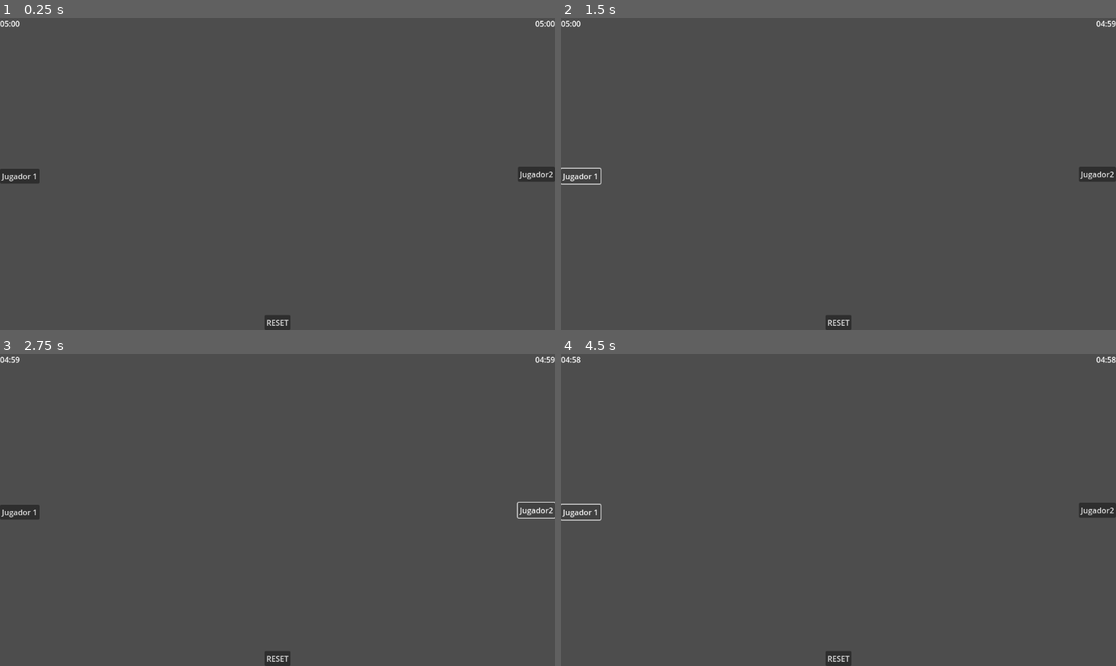
Above: before the commit, frames 1-4 (two rows, left to right).
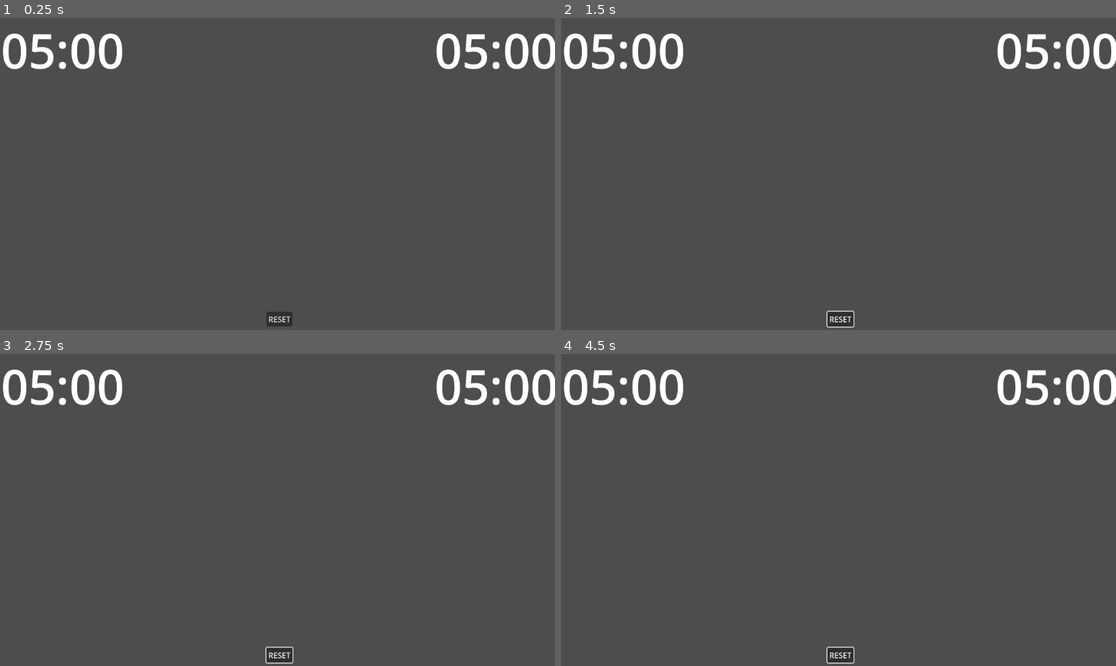
Above: after the commit, the same moments.

Repository: icarito/relojajedrez
Game: Godot game, scene res://reloj.tscn
Same seed, same stepped clock (60 frames per second), same inputs: the game is played once before the commit and once after it.
Inputs (mouse positions are in pixels of both pictures, inside the frame that each line leads up to):
- Up to frame 1 (0.25 s): no input
- Up to frame 2 (1.5 s): click "RESET" at 0.5 s; click (583, 177) at 1.25 s, where only the run before the commit has a clickable "Jugador 1"
- Up to frame 3 (2.75 s): click (538, 510) at 2 s, where only the run before the commit has a clickable "Jugador2"
- Up to frame 4 (4.5 s): click (583, 513) at 2.75 s, where only the run before the commit has a clickable "Jugador 1"; click (1099, 510) at 3.5 s, where only the run before the commit has a clickable "Jugador2"; click (583, 513) at 4.25 s, where only the run before the commit has a clickable "Jugador 1"

The runs differ from the first frame. In frame 1, 3.1% of the frame differs, in the area x 0-100%, y 0-100%; in frame 2, 2.9%; in frame 3, 2.9%; in frame 4, 2.9%.

Commit message:
mejoras

Diff:
--- a/main.gd
+++ b/main.gd
@@ -6,15 +6,17 @@
 var current_player = 0
 var timer_running = false
 
-func _on_player1_button_pressed():
-	if current_player != 2:
+func _on_space_pressed():
+
+	if current_player == 2:
+		current_player = 1
+	elif current_player == 1:
 		current_player = 2
-		timer_running = true
+	else:
+		current_player = 1
+	timer_running = true
 
-func _on_player2_button_pressed():
-	if current_player != 1:
-		current_player = 1
-		timer_running = true
+
 
 func _on_reset_button_pressed():
 	player1_time = 300
@@ -26,10 +28,14 @@
 
 # Called when the node enters the scene tree for the first time.
 func _ready() -> void:
-	get_node("Player1_button").connect("pressed", _on_player1_button_pressed)
-	get_node("Player2_button").connect("pressed", _on_player2_button_pressed)
+
 	get_node("Reset_Button").connect("pressed", _on_reset_button_pressed)
 	update_display()
+
+func _input(event):
+	if event.is_action_pressed("Cambio"):
+		print("hola")
+		_on_space_pressed()
 
 
 # Called every frame. 'delta' is the elapsed time since the previous frame.
@@ -52,5 +58,14 @@
 
 
 func update_display():
+	if current_player==1:
+		$Player1_time.add_theme_color_override("font_color", Color(1, 0, 0)) # Color rojo
+		$Player2_time.add_theme_color_override("font_color", Color(1, 1, 1))
+	elif current_player==2:
+		$Player2_time.add_theme_color_override("font_color", Color(1, 0, 0)) # Color rojo
+		$Player1_time.add_theme_color_override("font_color", Color(1, 1, 1))
+	else:
+		$Player1_time.add_theme_color_override("font_color", Color(1, 1, 1))
+		$Player2_time.add_theme_color_override("font_color", Color(1, 1, 1))
 	$Player1_time.text = format_time(player1_time)
 	$Player2_time.text = format_time(player2_time)
--- a/project.godot
+++ b/project.godot
@@ -15,6 +15,14 @@
 config/features=PackedStringArray("4.3", "GL Compatibility")
 config/icon="res://icon.svg"
 
+[input]
+
+Cambio={
+"deadzone": 0.5,
+"events": [Object(InputEventKey,"resource_local_to_scene":false,"resource_name":"","device":0,"window_id":0,"alt_pressed":false,"shift_pressed":false,"ctrl_pressed":false,"meta_pressed":false,"pressed":false,"keycode":0,"physical_keycode":32,"key_label":0,"unicode":0,"location":0,"echo":false,"script":null)
+]
+}
+
 [rendering]
 
 renderer/rendering_method="gl_compatibility"
--- a/reloj.tscn
+++ b/reloj.tscn
@@ -7,23 +7,29 @@
 anchors_preset = 15
 anchor_right = 1.0
 anchor_bottom = 1.0
+offset_left = 2.0
+offset_top = -2.0
+offset_right = 6.0
+offset_bottom = -7.0
 grow_horizontal = 2
 grow_vertical = 2
 script = ExtResource("1_1wutn")
 
 [node name="Player1_time" type="Label" parent="."]
 layout_mode = 1
-offset_right = 40.0
-offset_bottom = 23.0
+offset_right = 45.0
+offset_bottom = 29.0
+theme_override_font_sizes/font_size = 100
 
 [node name="Player2_time" type="Label" parent="."]
 layout_mode = 1
 anchors_preset = 1
 anchor_left = 1.0
 anchor_right = 1.0
-offset_left = -40.0
-offset_bottom = 23.0
+offset_left = -86.0
+offset_bottom = 28.0
 grow_horizontal = 0
+theme_override_font_sizes/font_size = 100
 
 [node name="Reset_Button" type="Button" parent="."]
 layout_mode = 1
@@ -38,25 +44,3 @@
 grow_horizontal = 2
 grow_vertical = 0
 text = "RESET"
-
-[node name="Player1_button" type="Button" parent="."]
-layout_mode = 0
-offset_top = 312.5
-offset_right = 82.0
-offset_bottom = 343.5
-text = "Jugador 1"
-
-[node name="Player2_button" type="Button" parent="."]
-layout_mode = 1
-anchors_preset = 6
-anchor_left = 1.0
-anchor_top = 0.5
-anchor_right = 1.0
-anchor_bottom = 0.5
-offset_left = -77.0
-offset_top = -15.5
-offset_bottom = 15.5
-grow_horizontal = 0
-grow_vertical = 2
-text = "Jugador2"
-alignment = 0
